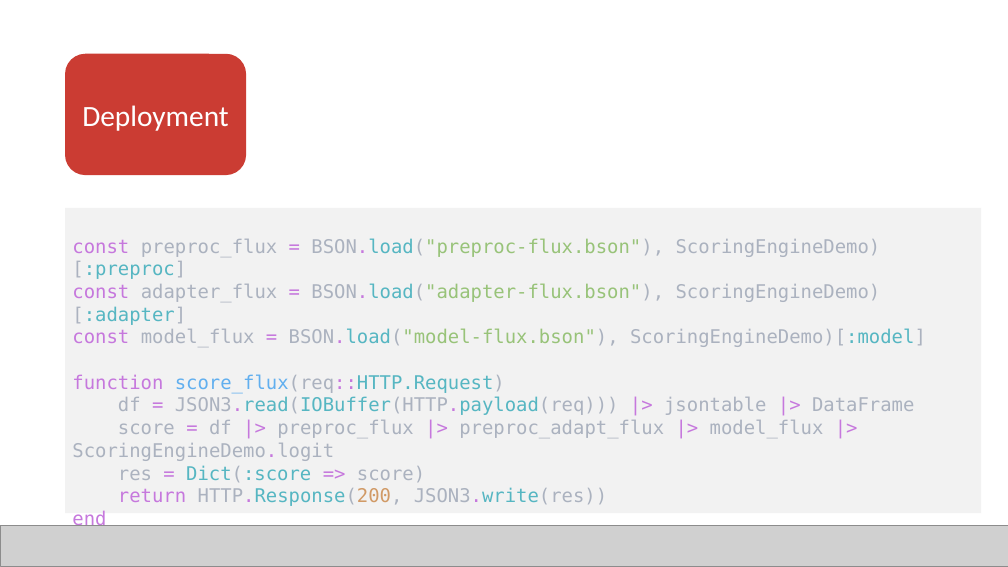
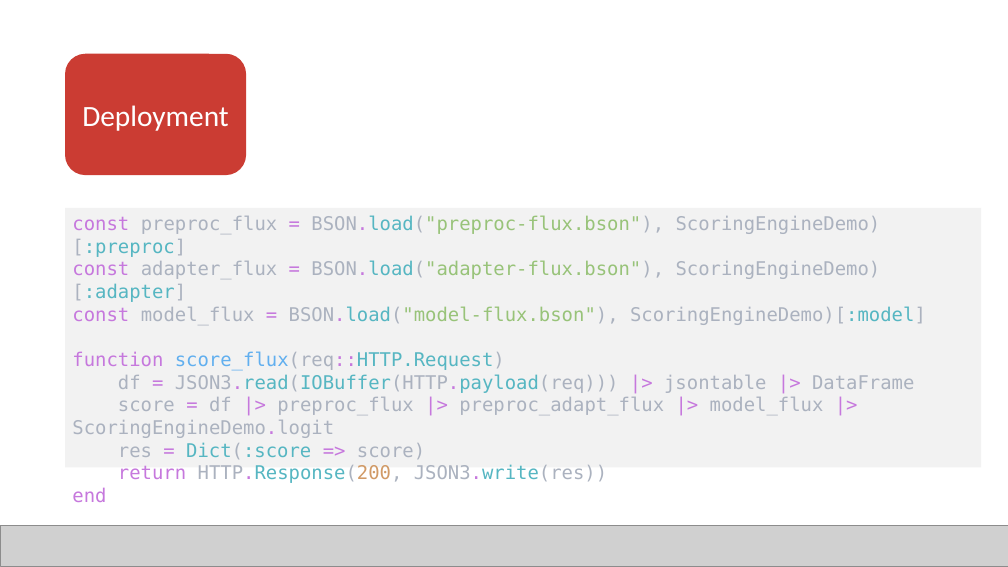
Before and after one commit to JuliaComputing/ScoringEngineDemo.jl, a slide deck: slide 12 of webinar-2022-02-15.pptx. Drawn at 1008x567 pixels with LibreOffice and Linux fonts; fonts in the diff are those of the drawing; grey boxes stand for pictures. Boxes give left, top, right and bottom in pixels: in the first picture for what was removed or moved away, otherwise in the second. Text is boxed around its words. In the diff, an @@ line names an element or a change of style, - is before the commit and + after.

```diff
--- a/webinar-2022-02-15.pptx
+++ b/webinar-2022-02-15.pptx
@@ rectangle "const preproc_flux = BSON.load("preproc-flux.bson"), Scoring ...": place and size @@
-rectangle "const preproc_flux = BSON.load("preproc-flux.bson"), Scoring ..." at box(65, 208, 982, 513)
+rectangle "const preproc_flux = BSON.load("preproc-flux.bson"), Scoring ..." at box(65, 208, 982, 467)
```
Also in this commit, not shown: 5 other slides changed, 2 other files.
